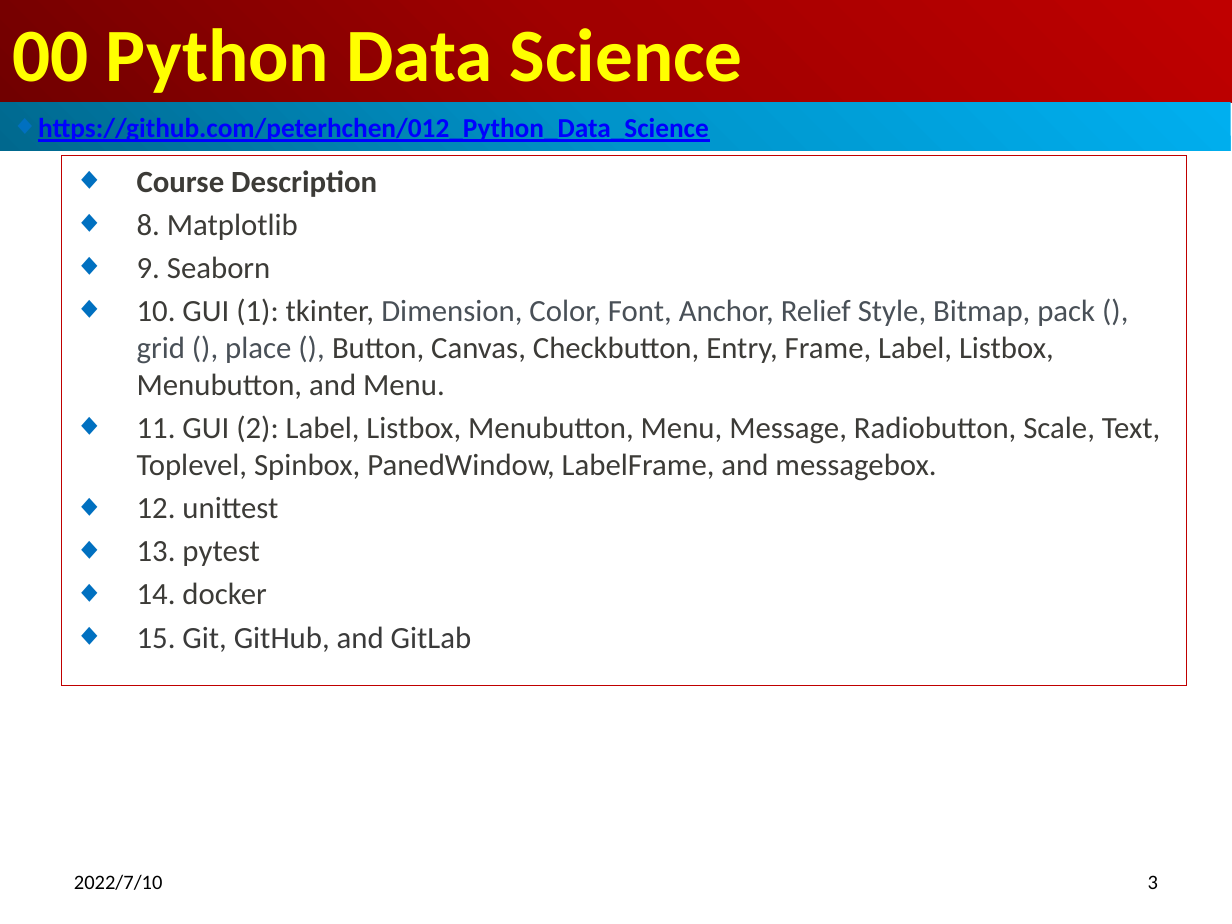
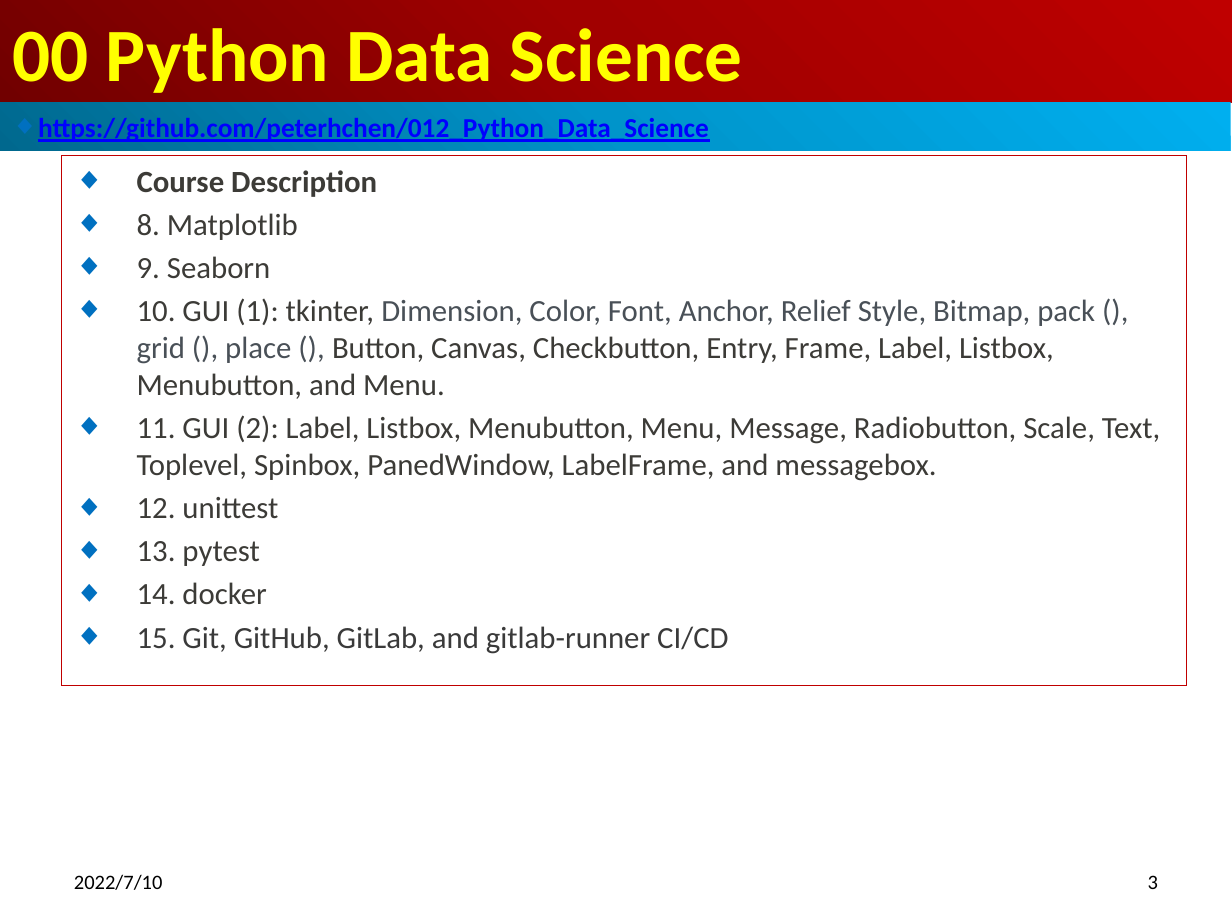
Before and after one commit to peterhchen/012_Python_Data_Science, a slide deck: slide 3 of 00_Python_DataScience_Syllabus.pptx. Drawn at 1232x924 pixels with LibreOffice and Linux fonts; fonts in the diff are those of the drawing. Boxes give left, top, right and bottom in pixels: in the first picture for what was removed or moved away, otherwise in the second. Text is boxed around its words. In the diff, an @@ line names an element or a change of style, - is before the commit and + after.

```diff
--- a/00_Python_DataScience_Syllabus.pptx
+++ b/00_Python_DataScience_Syllabus.pptx
@@ subtitle at (x1=137, y1=626, x2=728, y2=654): text changed @@
-◆ 15. Git, GitHub, and GitLab
+◆ 15. Git, GitHub, GitLab, and gitlab-runner CI/CD
```
